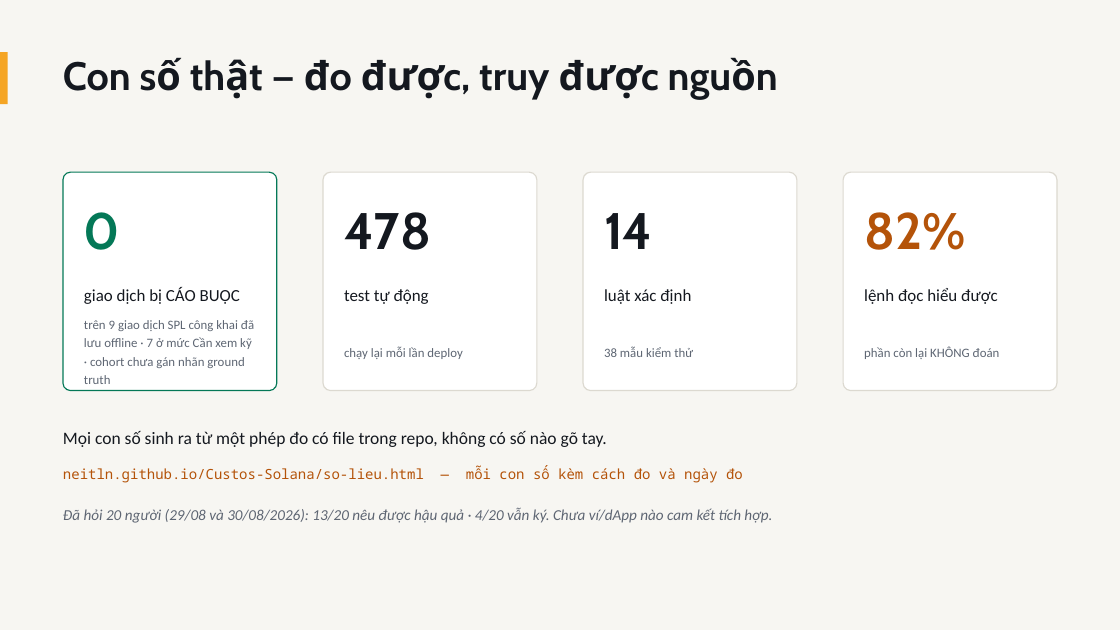
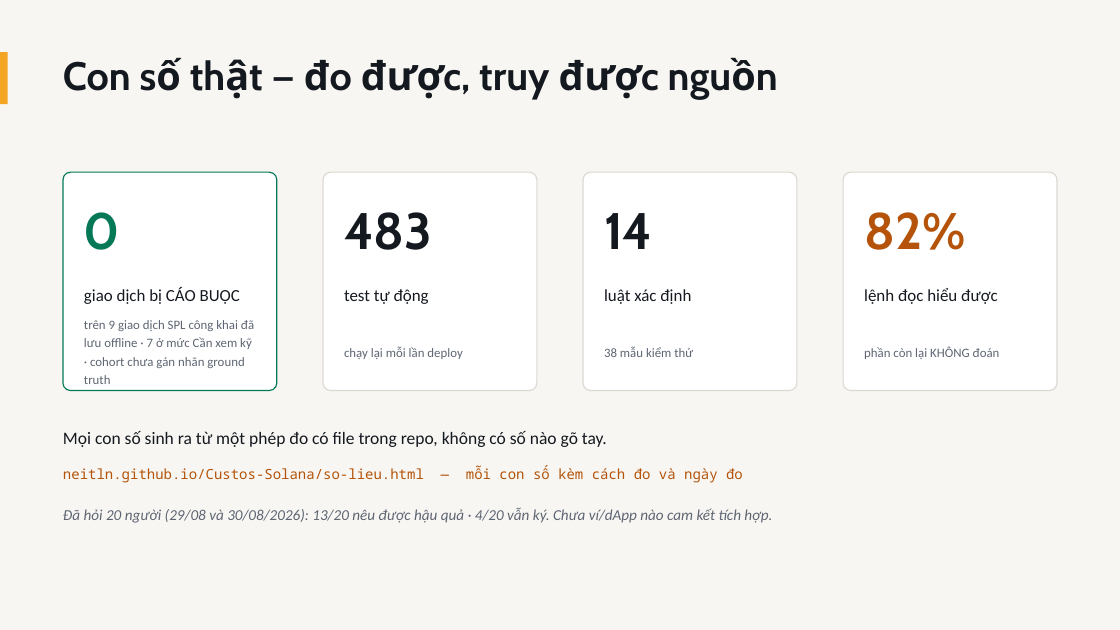
Before and after one commit to NeitLN/Custos-Solana, a slide deck: slide 10 of docs/nop-bai/CUSTOS-PITCH.pptx. Drawn at 1120x630 pixels with LibreOffice and Linux fonts; fonts in the diff are those of the drawing. Boxes give left, top, right and bottom in pixels: in the first picture for what was removed or moved away, otherwise in the second. Text is boxed around its words. In the diff, an @@ line names an element or a change of style, - is before the commit and + after.

```diff
--- a/docs/nop-bai/CUSTOS-PITCH.pptx
+++ b/docs/nop-bai/CUSTOS-PITCH.pptx
@@ text at <box>344,212,432,250</box>: text changed @@
-478
+483
```
Also in this commit, not shown: 9 other files.
